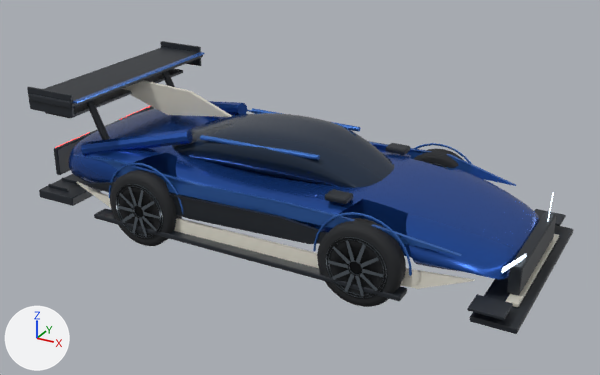
An edit to the glTF model src/assets/3d/kicklab-race-aegis/v1/aegis-original.glb, drawn before and after from the same camera.
Both versions are drawn from a 50 mm camera at (4.11, -7.39, 4.24) aimed at (0.08, -0.05, 0.57). The lights are fixed; the arrows at lower left show +X, +Y and +Z. The first picture is the older version. Where no turn or scale is listed for an object, it has been applied to the vertices. Vertices at exactly the same position are counted once.

Objects in the first picture: 'Body', 'WheelFrontLeft', 'WheelFrontRight', 'WheelRearRight'.
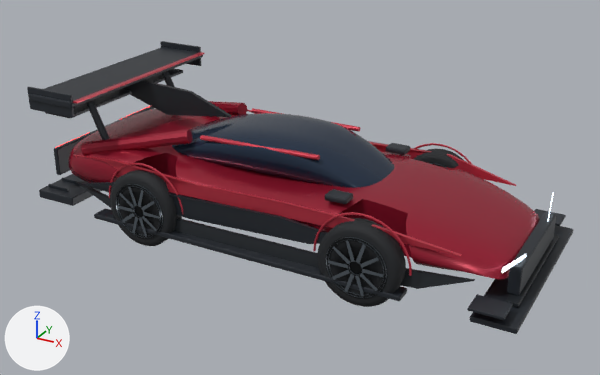
Diff of the bpy script that builds the scene:
```diff
--- a/src/assets/3d/kicklab-race-aegis/v1/aegis-original.glb.py
+++ b/src/assets/3d/kicklab-race-aegis/v1/aegis-original.glb.py
@@ mat_aero___black_carbon_surfaces @@
+mat_aero___black_carbon_surfaces = principled_material('aero · black carbon surfaces')
+mat_aero___black_carbon_surfaces.base_color = (0.018, 0.022, 0.027)  # black #24292e
+mat_aero___black_carbon_surfaces.metallic = 0.18
+mat_aero___black_carbon_surfaces.roughness = 0.43
@@ mat_body___crimson_shoulder_highlight @@
+mat_body___crimson_shoulder_highlight = principled_material('body · crimson shoulder highlight')
+mat_body___crimson_shoulder_highlight.base_color = (0.55, 0.038, 0.067)  # red #c43749
+mat_body___crimson_shoulder_highlight.metallic = 0.36
+mat_body___crimson_shoulder_highlight.roughness = 0.3
@@ mat_body___deep_crimson_lacquer @@
+mat_body___deep_crimson_lacquer = principled_material('body · deep crimson lacquer')
+mat_body___deep_crimson_lacquer.base_color = (0.34, 0.012, 0.034)  # red #9e1d34
+mat_body___deep_crimson_lacquer.metallic = 0.42
+mat_body___deep_crimson_lacquer.roughness = 0.27
@@ me_aegis_continuous_unibody_mesh @@
 me_aegis_continuous_unibody_mesh.from_pydata(...)  # 6276 vertices, 12116 faces; spans x -2.89..2.81, y -1.21..1.21, z 0.14..1.62
 # used by ob_body; location = (0.0, 0.0, 0.0)
+# me_aegis_continuous_unibody_mesh part 1: all 5276 faces that had it switch from mat_body___original_cobalt_lacquer (blue #2452a6) to mat_body___deep_crimson_lacquer (red #9e1d34)
+# me_aegis_continuous_unibody_mesh part 2: all 1516 faces that had it switch from mat_body___bright_cobalt_edge (blue #3c6fc0) to mat_body___crimson_shoulder_highlight (red #c43749)
+# me_aegis_continuous_unibody_mesh part 3: all 172 faces that had it switch from mat_aero___original_warm_white (white #ebe7da) to mat_aero___black_carbon_surfaces (black #24292e)
 me_aegis_continuous_unibody_mesh.materials.append(mat_glass___smoked_blue)
```

What differs and where, as boxes [x1, y1, x2, y2] in the pictures (600 x 375 px):
part 1 of me_aegis_continuous_unibody_mesh, recoloured (blue to red): [69, 101, 540, 280] in both
part 2 of me_aegis_continuous_unibody_mesh, recoloured: [73, 52, 516, 276] in both
part 3 of me_aegis_continuous_unibody_mesh, recoloured: [76, 80, 559, 307] in both
